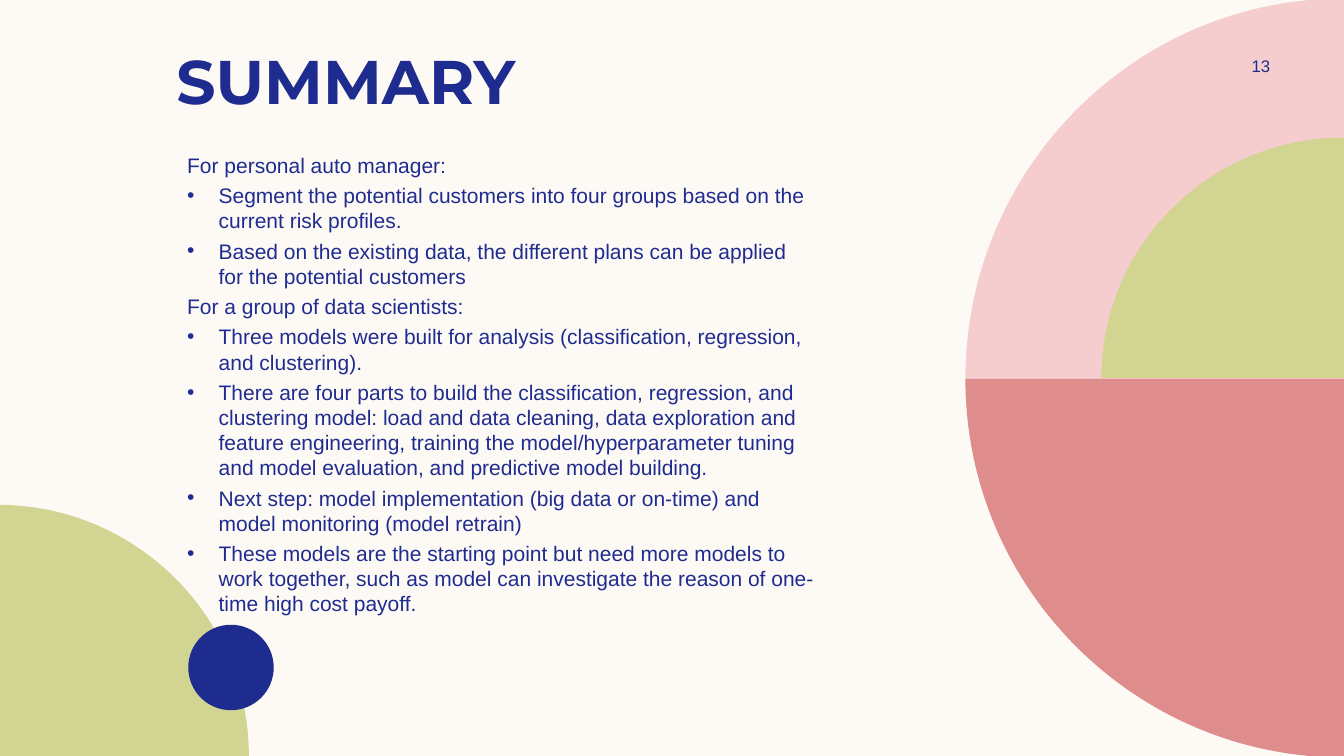
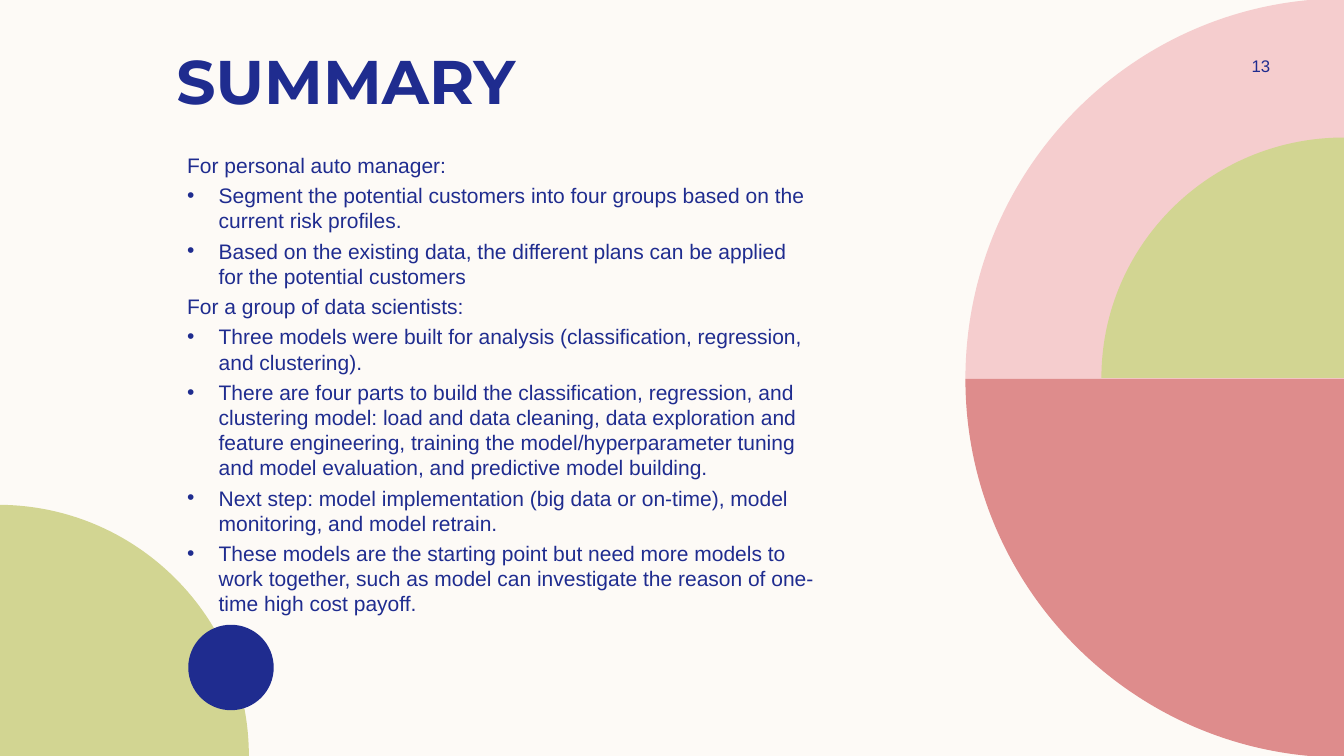
Before and after one commit to zhangjunzhe8868/Kaggle-AutoInsurance, a slide deck: slide 13 of reports/auto insurance.pptx. Drawn at 1344x756 pixels with LibreOffice and Linux fonts; fonts in the diff are those of the drawing; background and template pictures are left out. Boxes give left, top, right and bottom in pixels: in the first picture for what was removed or moved away, otherwise in the second. Text is boxed around its words. In the diff, an @@ line names an element or a change of style, - is before the commit and + after.

```diff
--- a/reports/auto insurance.pptx
+++ b/reports/auto insurance.pptx
@@ text at box(219, 490, 787, 535): text changed @@
-• Next step: model implementation (big data or on-time) and model monitoring (model retrain)
+• Next step: model implementation (big data or on-time), model monitoring, and model retrain.
```
Also in this commit, not shown: 3 other slides changed.
